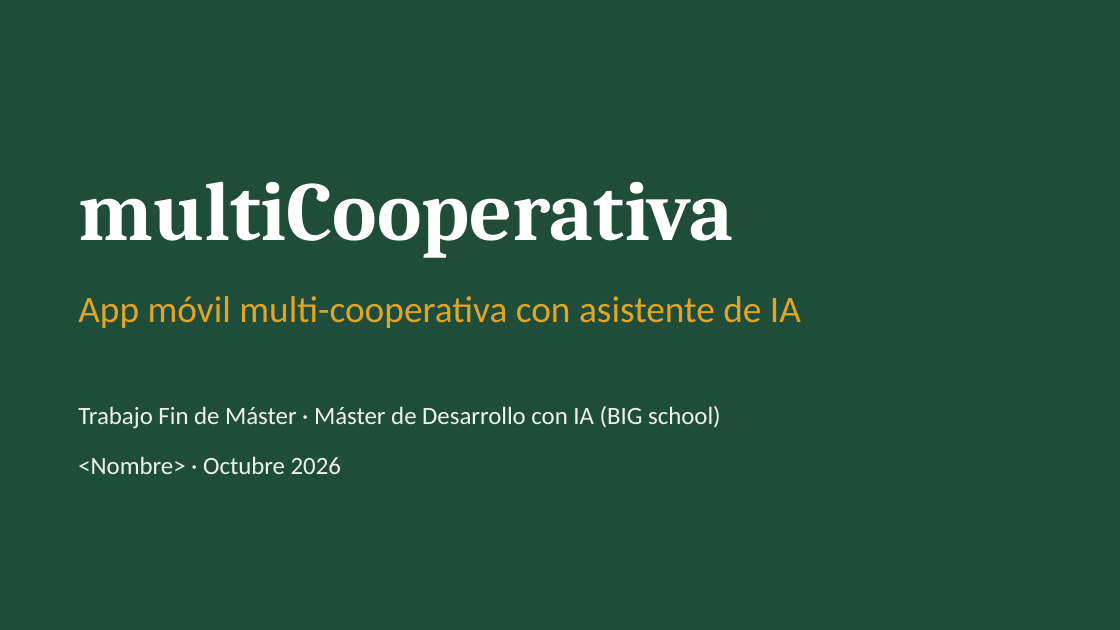
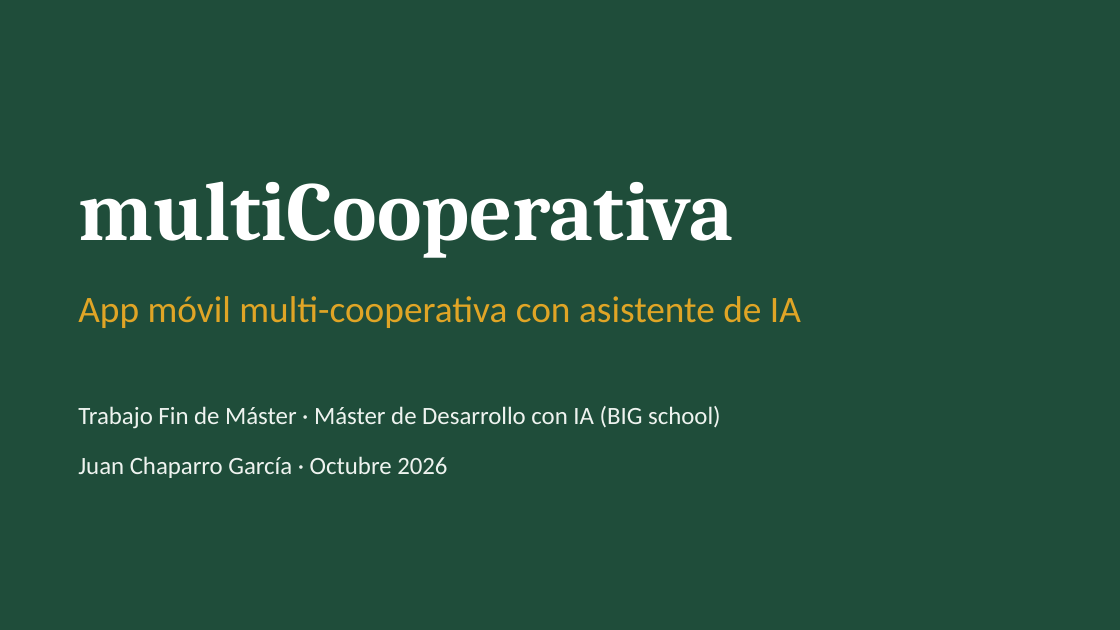
Before and after one commit to chaparro2001/multiCooperativa, a slide deck: slide 1 of docs/slides/multicooperativa-tfm.pptx. Drawn at 1120x630 pixels with LibreOffice and Linux fonts; fonts in the diff are those of the drawing. Boxes give left, top, right and bottom in pixels: in the first picture for what was removed or moved away, otherwise in the second. Text is boxed around its words. In the diff, an @@ line names an element or a change of style, - is before the commit and + after.

```diff
--- a/docs/slides/multicooperativa-tfm.pptx
+++ b/docs/slides/multicooperativa-tfm.pptx
@@ text at [78, 456, 447, 478]: text changed @@
-<Nombre> · Octubre 2026
+Juan Chaparro García · Octubre 2026
```
Also in this commit, not shown: 3 other slides changed, 3 other files.
